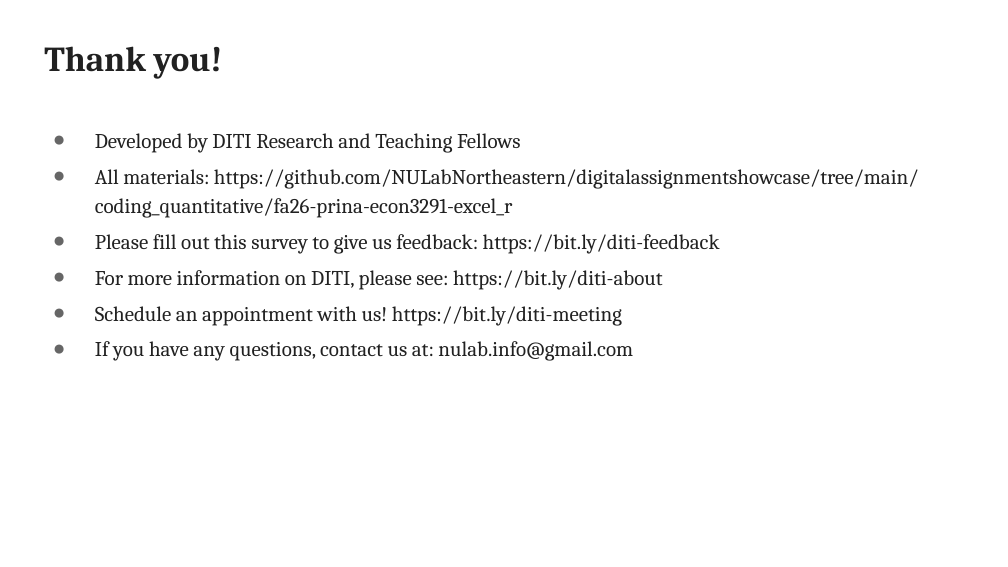
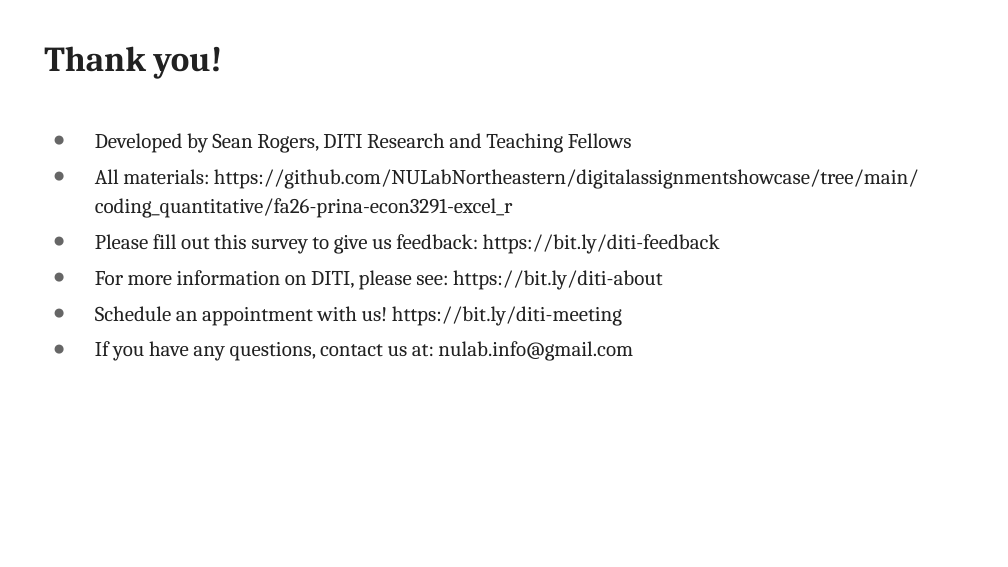
Before and after one commit to NULabNortheastern/digitalassignmentshowcase, a slide deck: slide 52 of coding_quantitative/fa26-prina-econ3291-excel_r/FA26-Prina-ECON3291-R-Walkthrough.pptx. Drawn at 1008x567 pixels with LibreOffice and Linux fonts; fonts in the diff are those of the drawing; background and template pictures are left out. Boxes give left, top, right and bottom in pixels: in the first picture for what was removed or moved away, otherwise in the second. Text is boxed around its words. In the diff, an @@ line names an element or a change of style, - is before the commit and + after.

Commit message:
Credit Sean Rogers on the module materials
Adds attribution to the cover and closing slide of all three decks, the
handout footer, the practice notebook, and the README.

```diff
--- a/coding_quantitative/fa26-prina-econ3291-excel_r/FA26-Prina-ECON3291-R-Walkthrough.pptx
+++ b/coding_quantitative/fa26-prina-econ3291-excel_r/FA26-Prina-ECON3291-R-Walkthrough.pptx
@@ text at (x1=95, y1=133, x2=632, y2=153): text changed @@
-● Developed by DITI Research and Teaching Fellows
+● Developed by Sean Rogers, DITI Research and Teaching Fellows
```
Also in this commit, not shown: 1 other slide changed, 5 other files.
